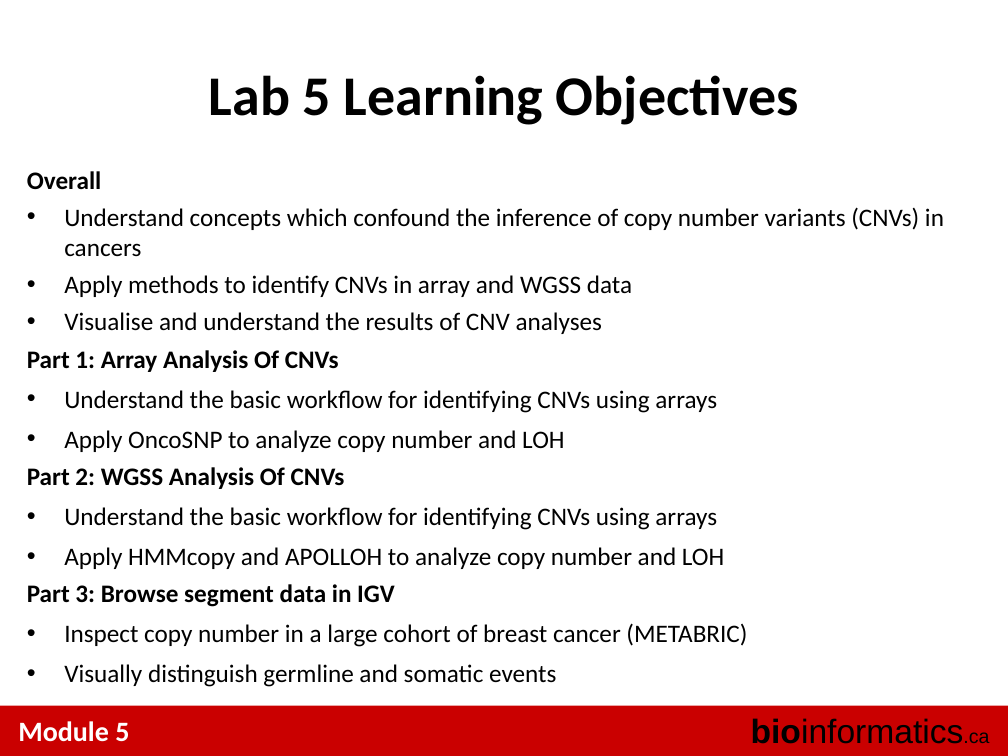
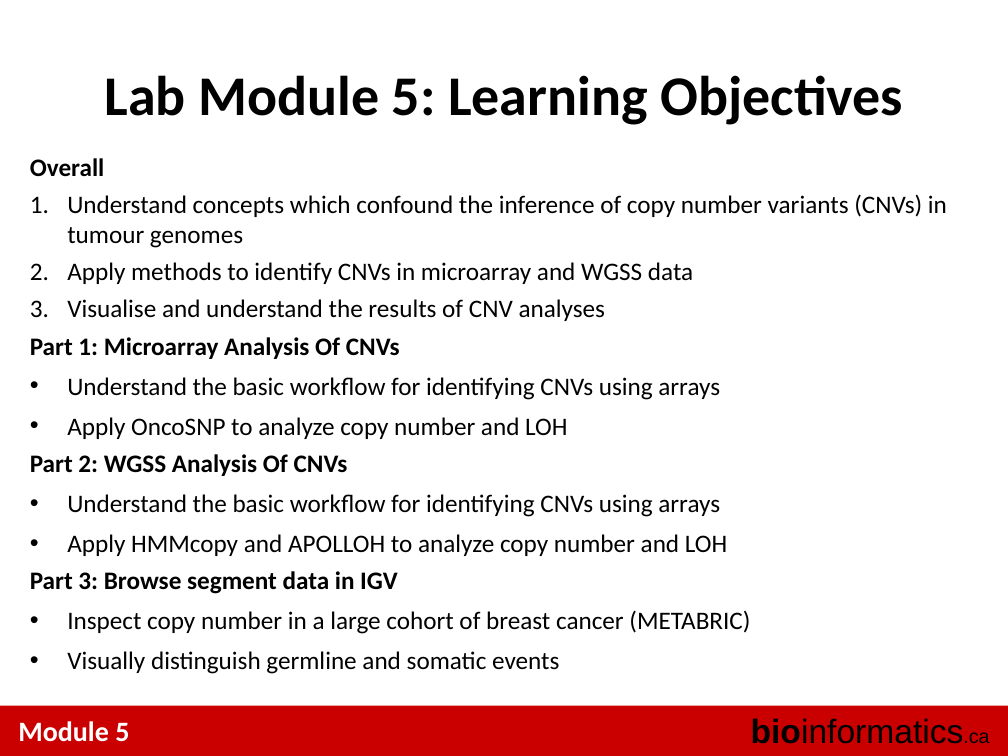
Before and after one commit to tinyheero/BICG-2016, a slide deck: slide 4 of copy_number/content/BiCG_2014_Module5_Lab_shah.ppt. Drawn at 1008x756 pixels with LibreOffice and Linux fonts; fonts in the diff are those of the drawing. Boxes give left, top, right and bottom in pixels: in the first picture for what was removed or moved away, otherwise in the second. Text is boxed around its words. In the diff, an @@ line names an element or a change of style, - is before the commit and + after.

Commit message:
formatting

```diff
--- a/copy_number/content/BiCG_2014_Module5_Lab_shah.ppt
+++ b/copy_number/content/BiCG_2014_Module5_Lab_shah.ppt
@@ text at (104,75,903,125): text changed @@
-Lab 5 Learning Objectives
+Lab Module 5: Learning Objectives
@@ text "Overall": place and size @@
-text "Overall" at (27,171,944,687)
+text "Overall" at (30,158,947,674)
@@ text at (67,194,947,284): text changed @@
-• Understand concepts which confound the inference of copy number variants (CNVs) in cancers
-• Apply methods to identify CNVs in array and WGSS data
+1. Understand concepts which confound the inference of copy number variants (CNVs) in tumour genomes
+2. Apply methods to identify CNVs in microarray and WGSS data
@@ text at (67,299,606,321): bullet • to 1. @@
@@ text at (30,337,400,359): text changed @@
-Part 1: Array Analysis Of CNVs
+Part 1: Microarray Analysis Of CNVs
```
Also in this commit, not shown: 7 other slides changed.
